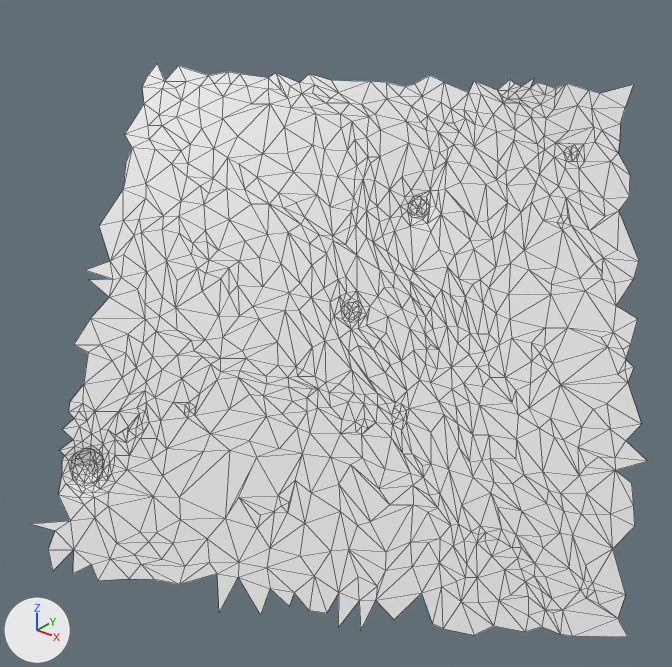
Two versions of the glTF model moon small_tiles/tile_082.glb, one commit apart.
Camera for both pictures: a camera (50 mm lens) standing at (15.83, -26.95, 20.23) and looking at (10.92, -20.82, 16.43). The axes (+X, +Y, +Z) are drawn at lower left. The lights are the same throughout. The first picture is the older version. Mesh edges are drawn as thin lines. Vertices at exactly the same position are counted once.

The scene before the commit, as lines of its bpy script (objects in view):
```python
me_t82 = bpy.data.meshes.new('t82')
me_t82.from_pydata(...)  # 960 vertices, 1797 faces; spans x 8.15..13.98, y -23.15..-18.11, z 14.2..18.55
# before: 113 (9.21, -23.09, 14.47) at pixel (48, 549), 115 (9.65, -22.93, 14.41) at pixel (91, 564), 797 (9.32, -23.15, 14.31) at pixel (52, 571), 798 (9.52, -23.06, 14.31) at pixel (73, 573), 799 (9.76, -22.96, 14.3) at pixel (97, 580)
# before: 800 (10.02, -22.8, 14.35) at pixel (129, 578), 802 (9.44, -22.96, 14.5) at pixel (73, 549), 810 (10.88, -22.48, 14.2) at pixel (219, 612), 811 (10.75, -22.35, 14.5) at pixel (217, 573), 812 (10.47, -22.57, 14.38) at pixel (179, 584)
# before: 814 (10.24, -22.68, 14.38) at pixel (154, 579)
ob_t82 = bpy.data.objects.new('t82', me_t82)
ob_t82.location = (0.0, 0.0, 0.0)
```
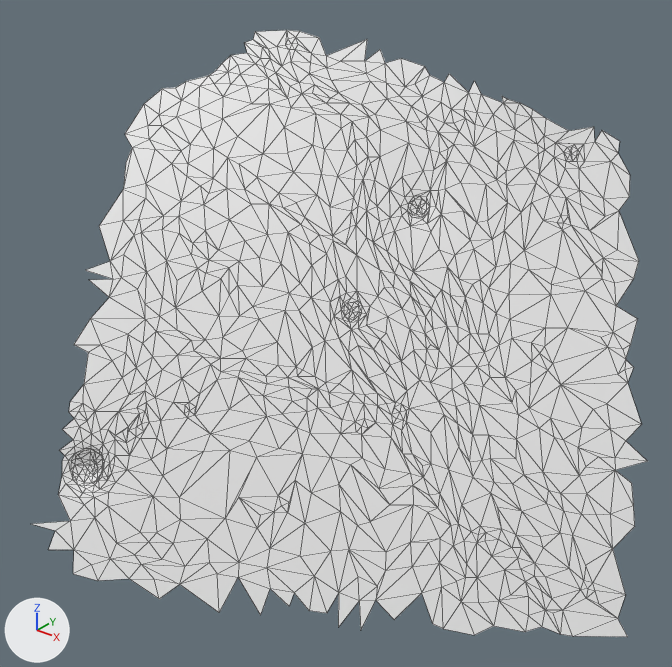
What differs and where, as boxes (x1, y1, x2, y2) in the pictures (672 x 667 px; the box of a moved part takes in the faces that stretch with it):
```json
{"object": "t82", "change": "reshaped", "before": [33, 64, 647, 637], "after": [33, 30, 647, 637]}
{"part": 1, "of": "me_t82", "change": "moved or reshaped", "before": [142, 64, 633, 141], "after": [210, 30, 469, 93]}
{"part": 2, "of": "me_t82", "change": "built on", "before": [49, 550, 73, 571], "after": [74, 565, 219, 612]}
```

The change, as JSON lines over the scene's bpy script:
```json
{"block": "me_t82", "where": "# used by ob_t82; location = (0.0, 0.0, 0.0)"}
{"block": "me_t82", "where": "# verts and faces of me_t82; kept vertices keep their numbers, new ones are numbered from 960"}
{"op": "remove", "block": "me_t82", "code": "me_t82.from_pydata(...)  # 960 vertices, 1797 faces; spans x 8.15..13.98, y -23.15..-18.11, z 14.2..18.55"}
{"op": "add", "block": "me_t82", "code": "me_t82.from_pydata(...)  # 970 vertices, 1819 faces; spans x 8.22..13.98, y -23.09..-18.5, z 14.2..18.87"}
{"block": "me_t82", "change": "me_t82 part 1"}
{"block": "me_t82", "change": "30 vertices are removed from x 8.15..12.43, y -20.56..-18.11, z 18.17..18.55"}
{"block": "me_t82", "change": "54 faces are deleted"}
{"block": "me_t82", "change": "40 vertices are added at x 8.8..10.9, y -20.13..-19.03, z 18.5..18.87"}
{"block": "me_t82", "change": "73 new faces join them"}
{"block": "me_t82", "change": "me_t82 part 2"}
{"op": "add", "block": "me_t82", "code": "delete_vertices([797])  # with the faces that use them"}
{"op": "add", "block": "me_t82", "code": "verts[968] = (10.35, -22.72, 14.24)  # pixel (159, 598)"}
{"op": "add", "block": "me_t82", "code": "faces += [(115, 798, 799), (810, 811, 812), (812, 814, 968), (800, 968, 814)]"}
```
